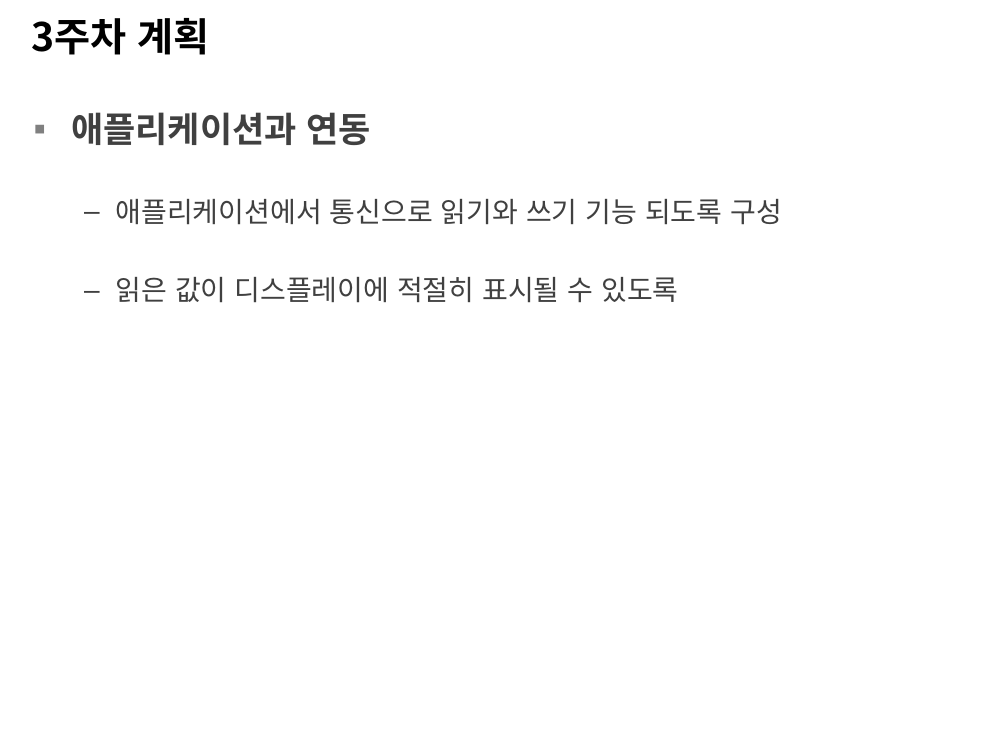
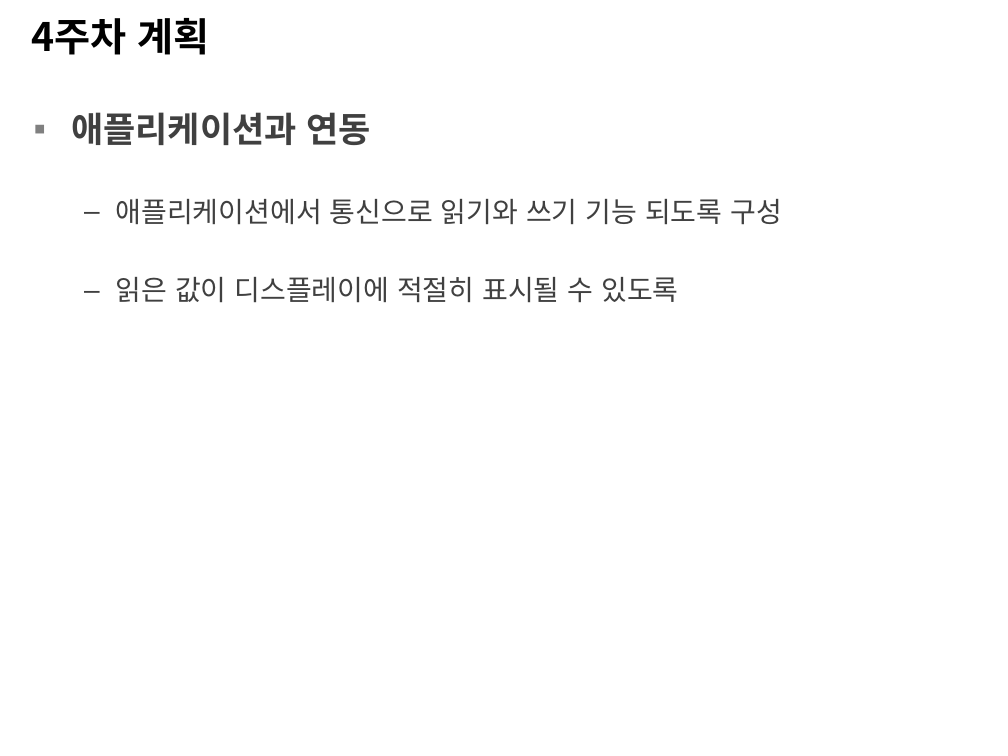
Before and after one commit to KimGumin/security119, a slide deck: slide 6 of 2020-01-20-김구민.pptx. Drawn at 1008x756 pixels with LibreOffice and Linux fonts; fonts in the diff are those of the drawing; background and template pictures are left out. Boxes give left, top, right and bottom in pixels: in the first picture for what was removed or moved away, otherwise in the second. Text is boxed around its words. In the diff, an @@ line names an element or a change of style, - is before the commit and + after.

```diff
--- a/2020-01-20-김구민.pptx
+++ b/2020-01-20-김구민.pptx
@@ title at box(32, 18, 210, 55): text changed @@
-3주차 계획
+4주차 계획
```
Also in this commit, not shown: 4 other slides changed, 2 other files.
